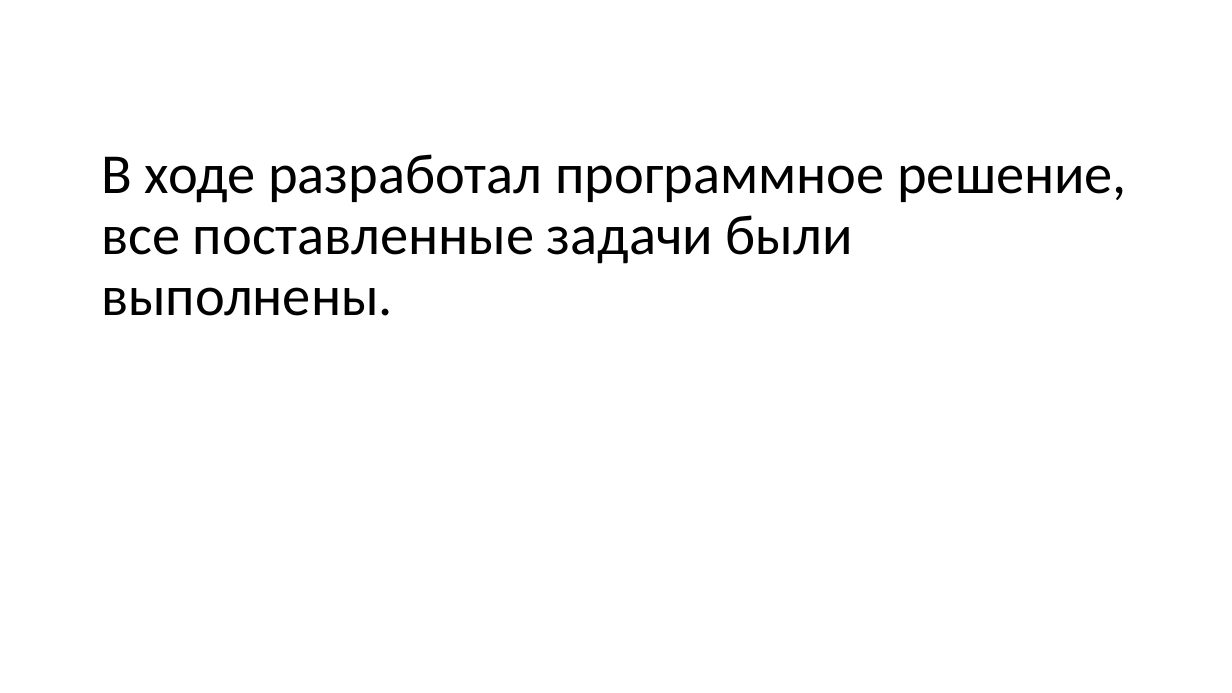
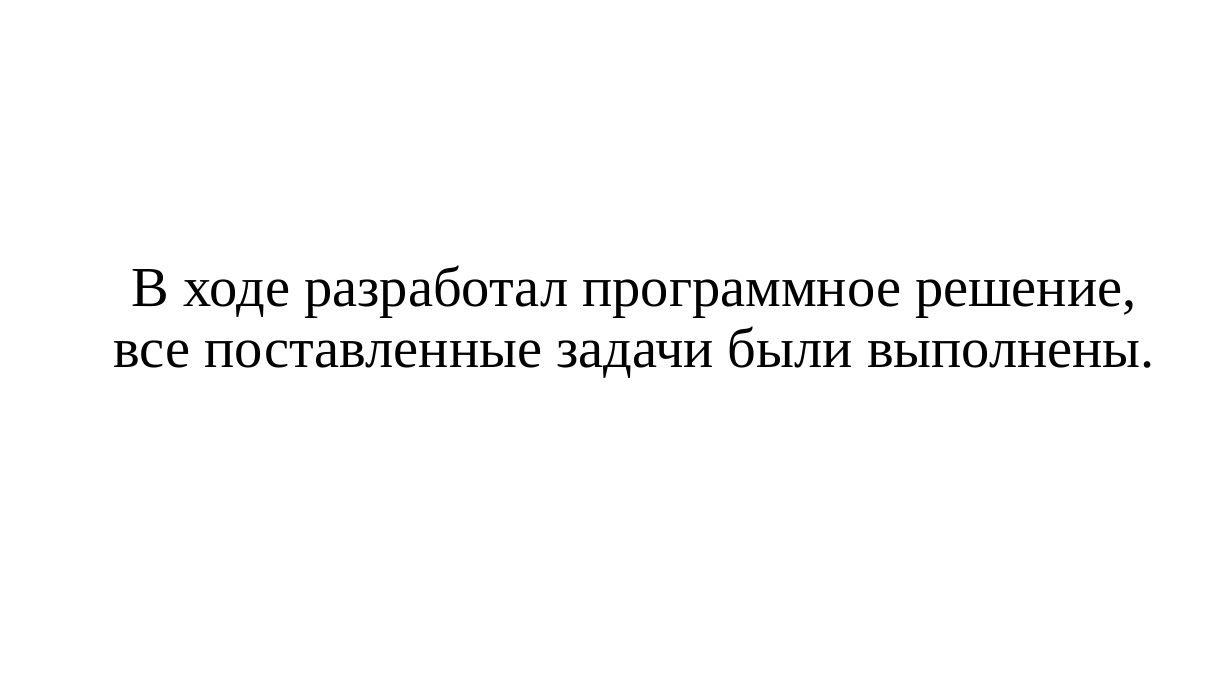
Before and after one commit to Stanis1av-M/Panel, a slide deck: slide 12 of Fff.pptx (slide 10 before the commit). Drawn at 1232x693 pixels with LibreOffice and Linux fonts; fonts in the diff are those of the drawing; background and template pictures are left out. Boxes give left, top, right and bottom in pixels: in the first picture for what was removed or moved away, otherwise in the second. Text is boxed around its words. In the diff, an @@ line names an element or a change of style, - is before the commit and + after.

```diff
--- a/Fff.pptx
+++ b/Fff.pptx
@@ text "В ходе разработал программное решение, ...": place and size @@
-text "В ходе разработал программное решение, ..." at box(101, 154, 1127, 316)
+text "В ходе разработал программное решение, ..." at box(113, 265, 1155, 378)
@@ text "В ходе разработал программное решение, ..." at box(113, 265, 1155, 378): font Calibri to Times New Roman; alignment left to centre @@
```
Also in this commit, not shown: 10 other slides changed, 2 slides added.
